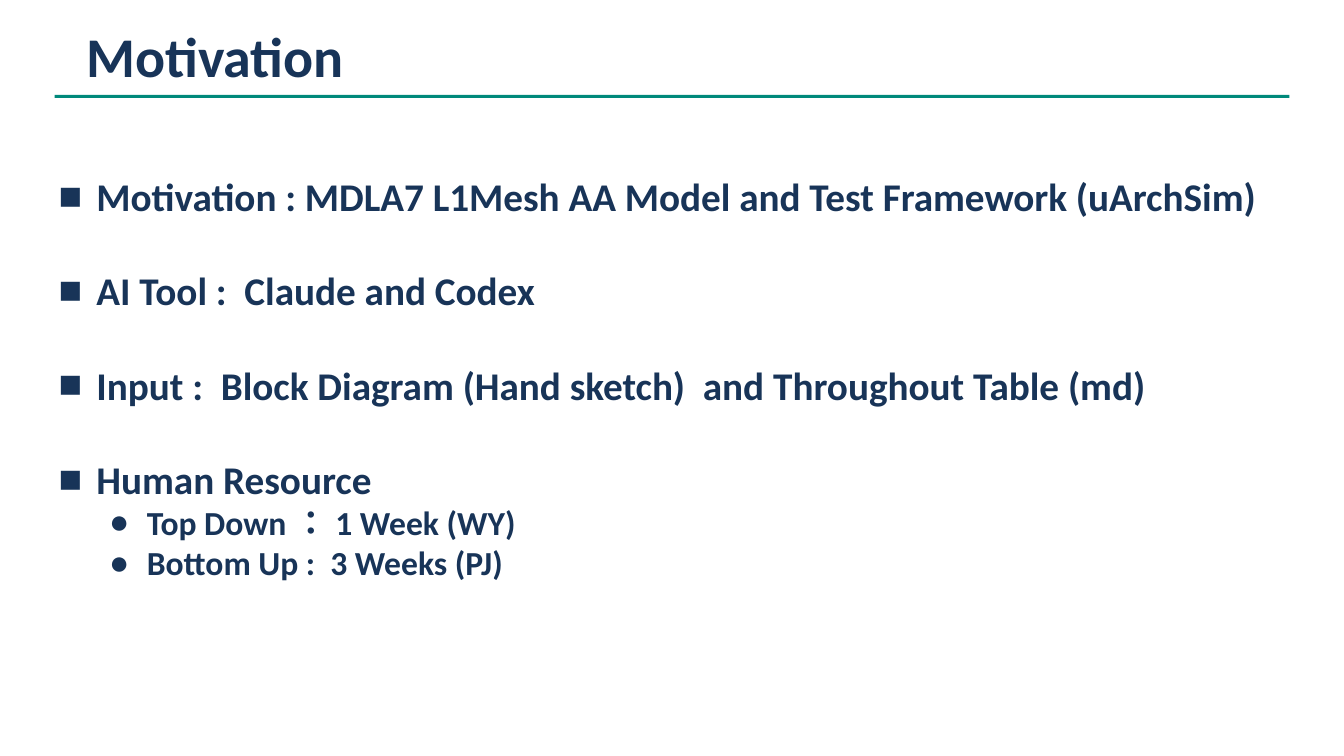
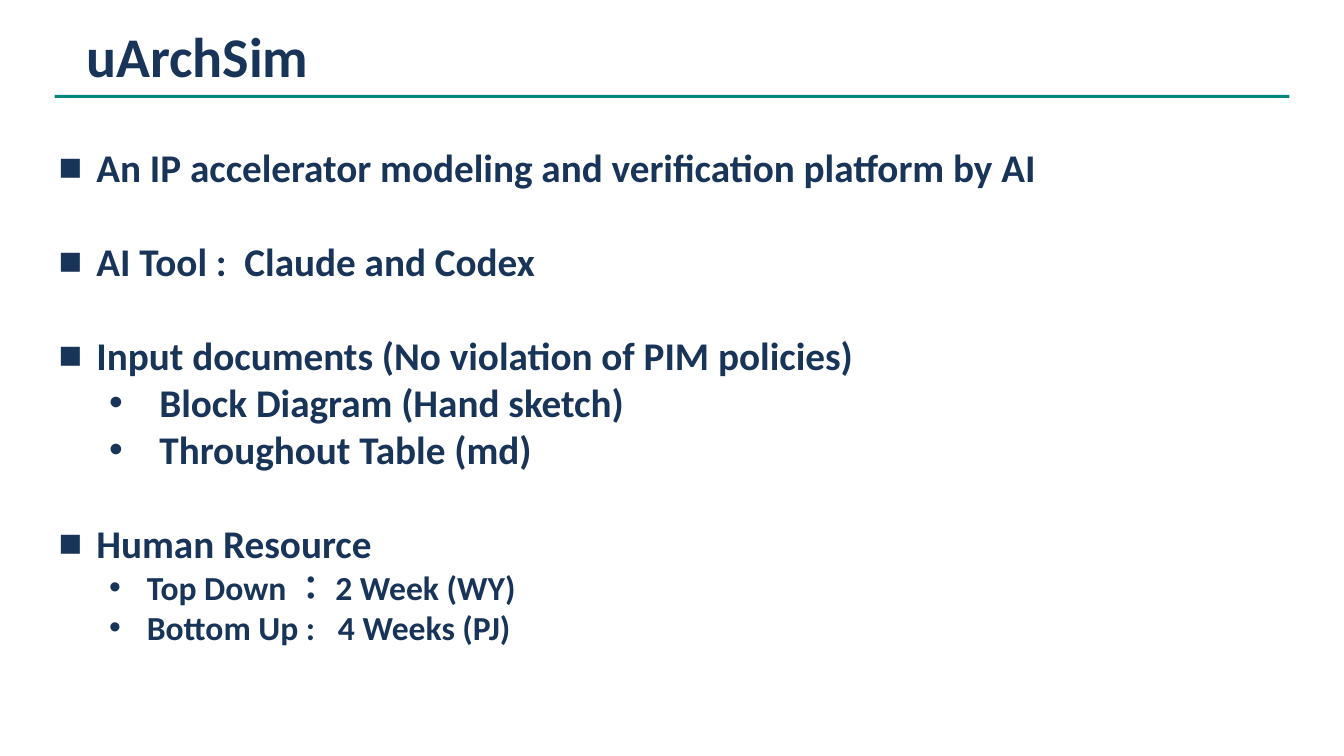
Before and after one commit to cclwylin/mdla7, a slide deck: slide 4 of reports/uArcSim Implementation by AI.pptx (slide 3 before the commit). Drawn at 1344x756 pixels with LibreOffice and Linux fonts; fonts in the diff are those of the drawing. Boxes give left, top, right and bottom in pixels: in the first picture for what was removed or moved away, otherwise in the second. Text is boxed around its words. In the diff, an @@ line names an element or a change of style, - is before the commit and + after.

```diff
--- a/reports/uArcSim Implementation by AI.pptx
+++ b/reports/uArcSim Implementation by AI.pptx
@@ text at [86,37,308,78]: text changed @@
-Motivation
+uArchSim
@@ text "An IP accelerator modeling and ...": place and size @@
-text "An IP accelerator modeling and ..." at [96,182,1256,581]
+text "An IP accelerator modeling and ..." at [96,154,1035,646]
@@ text at [96,154,1035,189]: text changed @@
-■ Motivation : MDLA7 L1Mesh AA Model and Test Framework (uArchSim)
+■ An IP accelerator modeling and verification platform by AI
@@ text at [96,341,853,471]: text changed @@
-■ Input : Block Diagram (Hand sketch) and Throughout Table (md)
+■ Input documents (No violation of PIM policies)
+  • Block Diagram (Hand sketch)
+  • Throughout Table (md)
@@ text at [147,575,516,646]: text changed @@
-  ● Top Down ： 1 Week (WY)
-  ● Bottom Up : 3 Weeks (PJ)
+  • Top Down ： 2 Week (WY)
+  • Bottom Up : 4 Weeks (PJ)
```
Also in this commit, not shown: 8 other slides changed, 1 slide added, 2 slides removed, 2 other files.
